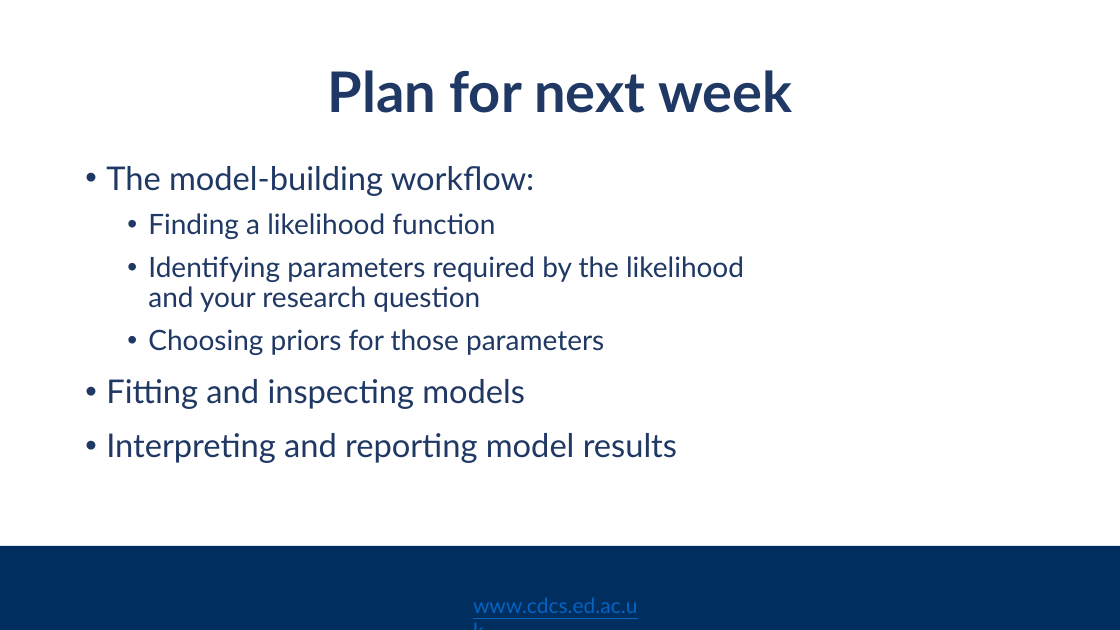
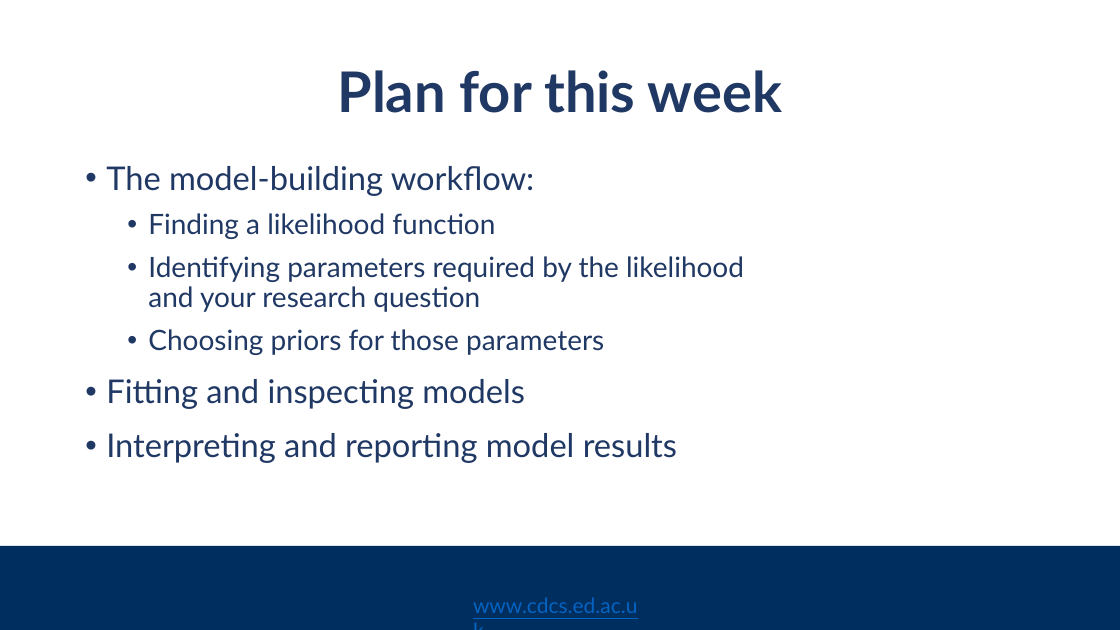
Before and after one commit to DCS-training/Bayesian-Statistics, a slide deck: slide 22 of bayesian_statistics_slides.pptx (slide 21 before the commit). Drawn at 1120x630 pixels with LibreOffice and Linux fonts; fonts in the diff are those of the drawing; background and template pictures are left out. Boxes give left, top, right and bottom in pixels: in the first picture for what was removed or moved away, otherwise in the second. Text is boxed around its words. In the diff, an @@ line names an element or a change of style, - is before the commit and + after.

Commit message:
Update slides for Week 2

```diff
--- a/bayesian_statistics_slides.pptx
+++ b/bayesian_statistics_slides.pptx
@@ title at (338, 70, 782, 113): text changed @@
-Plan for next week
+Plan for this week
```
Also in this commit, not shown: 1 other slide changed.
